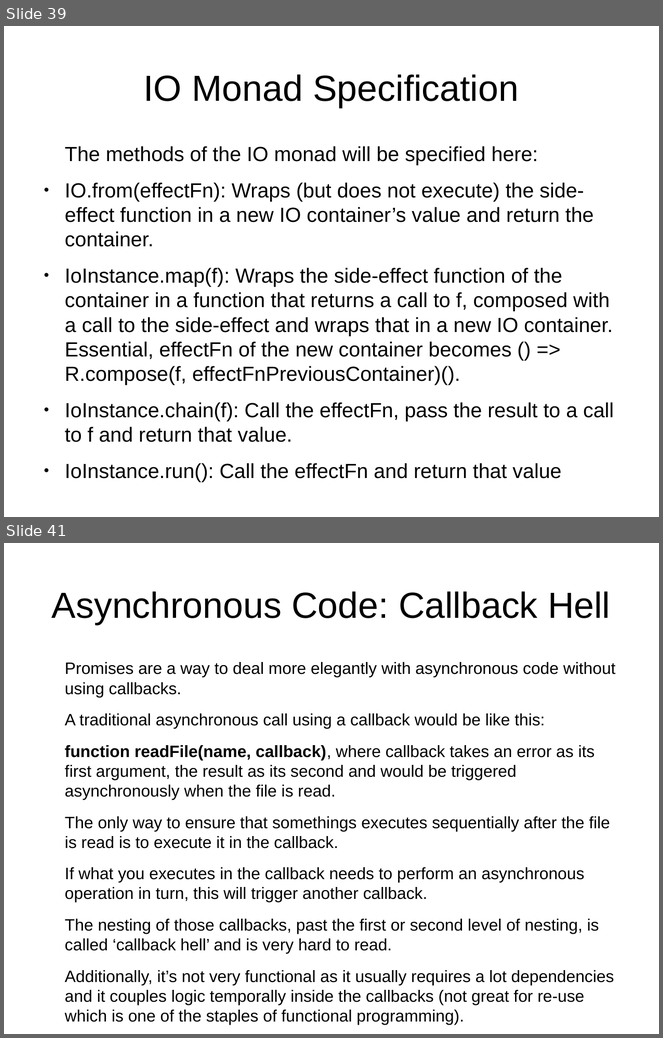
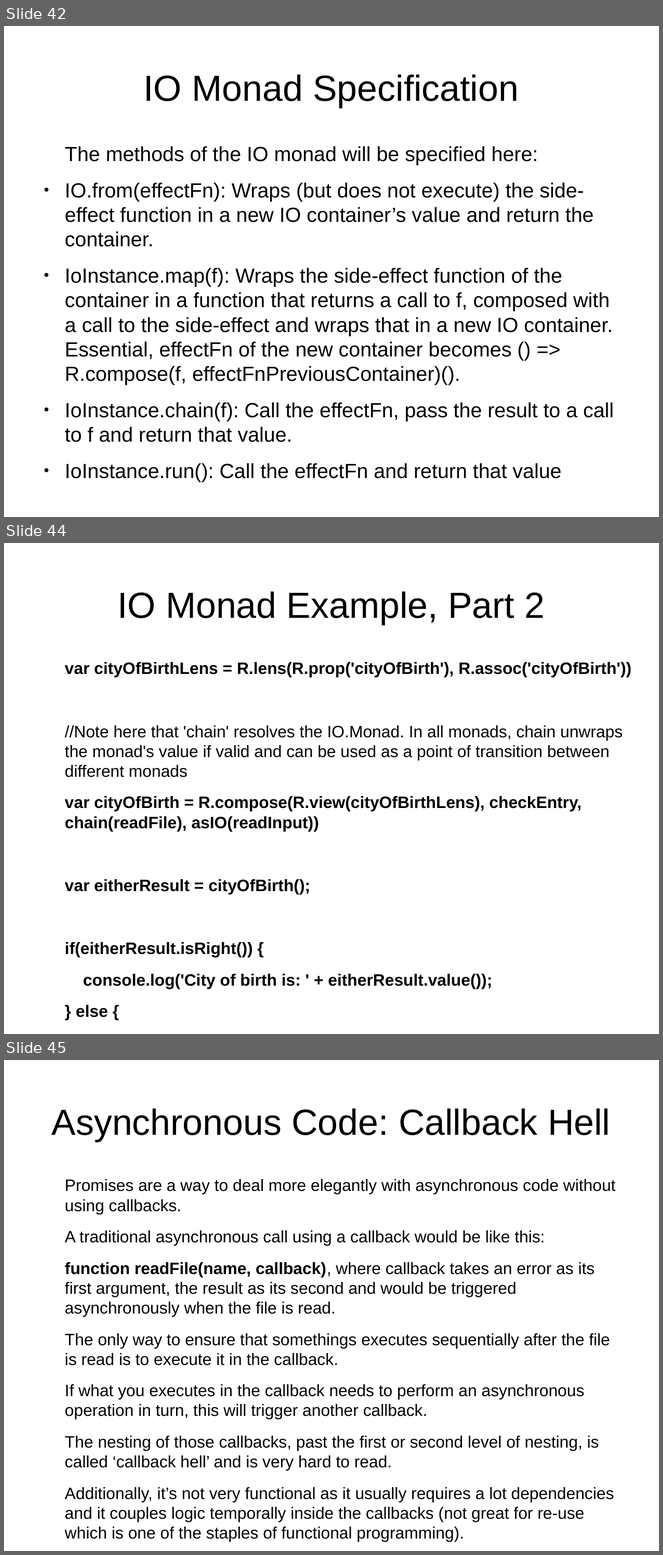
Before and after one commit to Magnitus-/FunctionalJsPresentation, a slide deck: Slides.odp. Shown one above the other, each under a label of ours: slides 39 and 41 before the commit, slides 42, 44 and 45 after it; the slides between them are not shown. The pictures are 663x1038 and 663x1555 pixels, drawn with LibreOffice and Linux fonts; fonts in the diff are those of the drawing. Boxes give left, top, right and bottom in pixels: in the first picture for what was removed or moved away, otherwise in the second. Text is boxed around its words. In the diff, an @@ line names an element or a change of style, - is before the commit and + after.

Commit message:
Split presentation examples across more slides

```diff
--- a/Slides.odp
+++ b/Slides.odp
@@ slide 44 added at bbox=[4, 543, 659, 1034], background #FFFFFF @@
@@ title added at bbox=[117, 591, 545, 625], 44 pt, text #000000 @@
+IO Monad Example, Part 2
@@ text added at bbox=[65, 662, 632, 1018], 20 pt, text #000000, bold @@
+var cityOfBirthLens = R.lens(R.prop('cityOfBirth'), R.assoc('cityOfBirth'))
+//Note here that 'chain' resolves the IO.Monad. In all monads, chain unwraps the monad's value if valid and can be used as a point of transition between different monads
+var cityOfBirth = R.compose(R.view(cityOfBirthLens), checkEntry, chain(readFile), asIO(readInput))
+var eitherResult = cityOfBirth();
+if(eitherResult.isRight()) {
+console.log('City of birth is: ' + eitherResult.value());
+} else {
+console.log('Error occured: ' + eitherResult.orElse(R.identity));
+}
@@ what was slide 39 is now slide 42 @@
@@ what was slide 41 is now slide 45 @@
```
Also in this commit, not shown: 9 slides changed, 4 other slides added.
